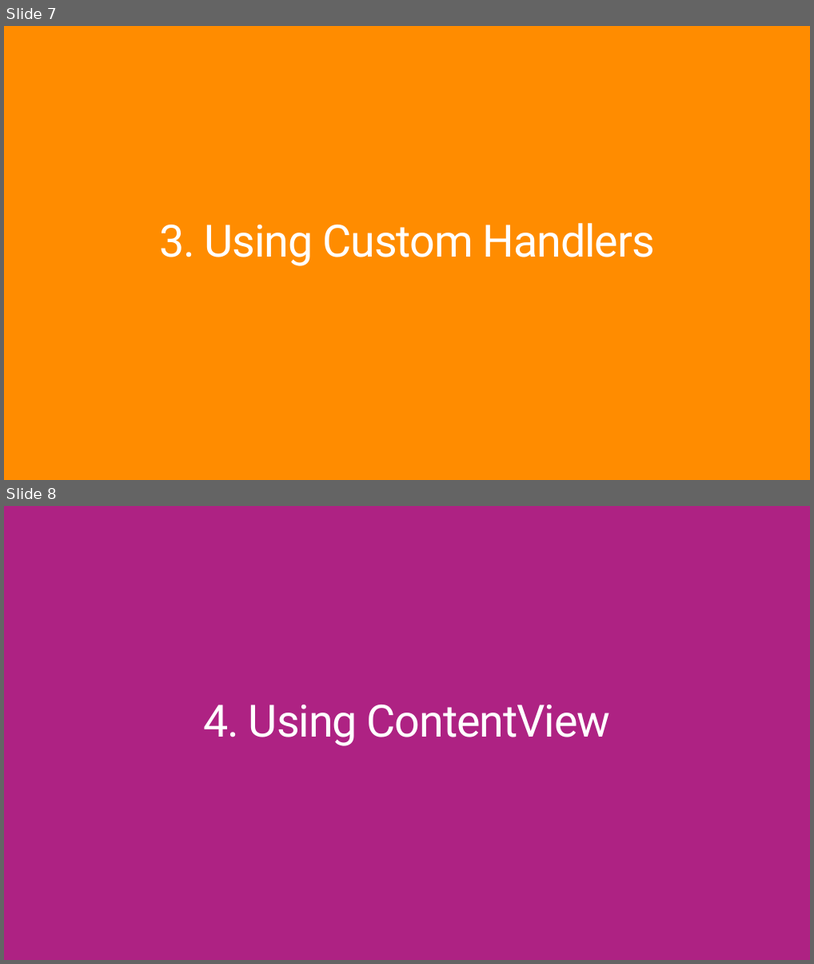
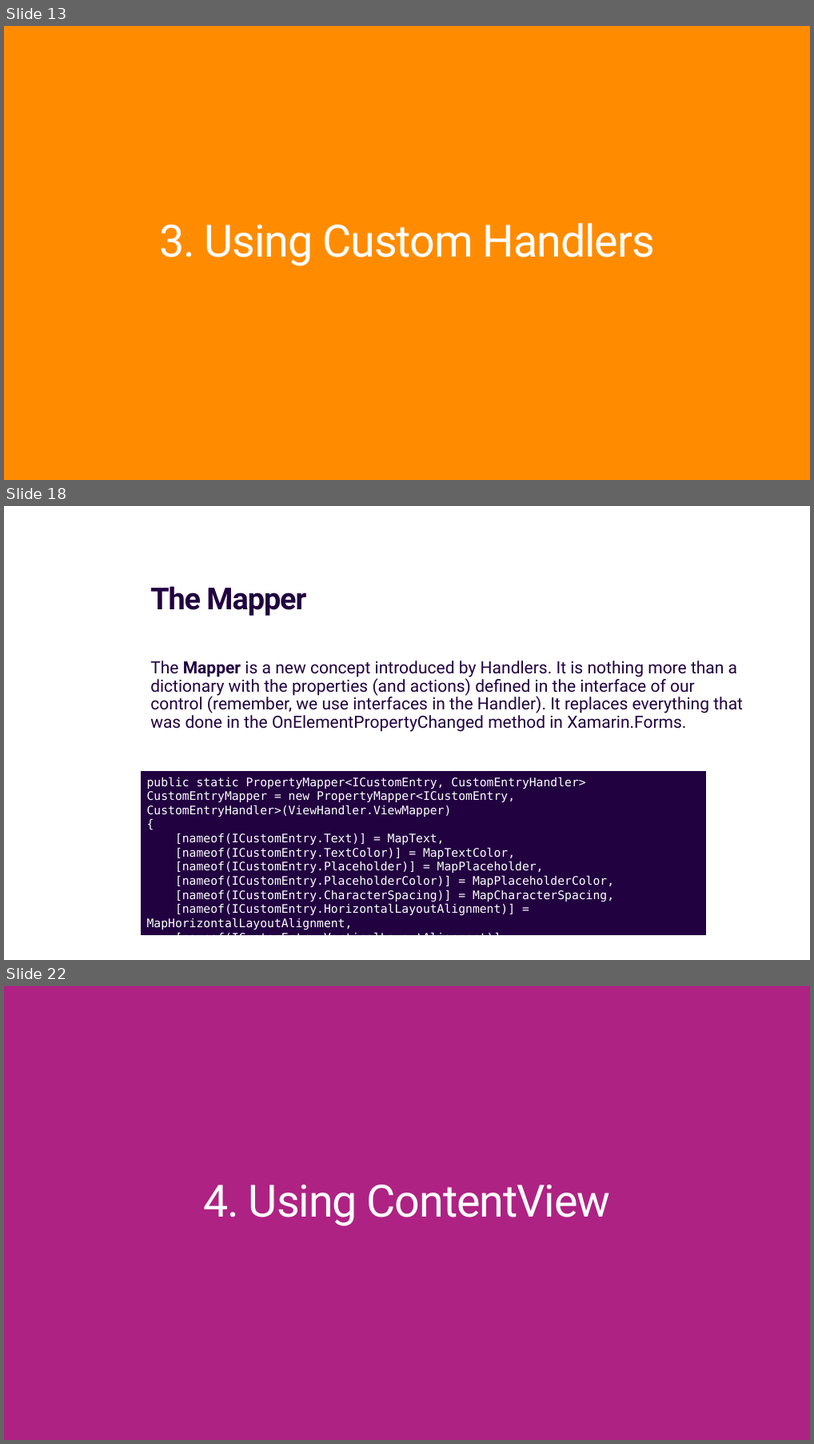
Before and after one commit to jsuarezruiz/ways-create-netmaui-controls, a slide deck: ways-create-netmaui-controls.pptx. Shown one above the other, each under a label of ours: slides 7 and 8 before the commit, slides 13, 18 and 22 after it; the slides between them are not shown. The pictures are 814x964 and 814x1444 pixels, drawn with LibreOffice and Linux fonts; fonts in the diff are those of the drawing. Boxes give left, top, right and bottom in pixels: in the first picture for what was removed or moved away, otherwise in the second. Text is boxed around its words. In the diff, an @@ line names an element or a change of style, - is before the commit and + after.

```diff
--- a/ways-create-netmaui-controls.pptx
+++ b/ways-create-netmaui-controls.pptx
@@ slide 18 added at [4, 506, 810, 960], background #FFFFFF @@
@@ title added at [150, 586, 306, 616], 36 pt, text #210140, bold @@
+The Mapper
@@ text added at [150, 660, 743, 732], 20 pt, text #210140 @@
+The Mapper is a new concept introduced by Handlers. It is nothing more than a dictionary with the properties (and actions) defined in the interface of our control (remember, we use interfaces in the Handler). It replaces everything that was done in the OnElementPropertyChanged method in Xamarin.Forms.
@@ rectangle added at [141, 772, 706, 934], fill #210140, outline #210140 0.75 pt, 14 pt, text #FFFFFF @@
+public static PropertyMapper<ICustomEntry, CustomEntryHandler> CustomEntryMapper = new PropertyMapper<ICustomEntry, CustomEntryHandler>(ViewHandler.ViewMapper)
+{
+[nameof(ICustomEntry.Text)] = MapText,
+[nameof(ICustomEntry.TextColor)] = MapTextColor,
+[nameof(ICustomEntry.Placeholder)] = MapPlaceholder,
+[nameof(ICustomEntry.PlaceholderColor)] = MapPlaceholderColor,
+[nameof(ICustomEntry.CharacterSpacing)] = MapCharacterSpacing,
+[nameof(ICustomEntry.HorizontalLayoutAlignment)] = MapHorizontalLayoutAlignment,
+[nameof(ICustomEntry.VerticalLayoutAlignment)] = MapVerticalLayoutAlignment
+};
@@ what was slide 7 is now slide 13 @@
@@ what was slide 8 is now slide 22 @@
```
Also in this commit, not shown: 1 slide changed, 14 other slides added, 1 slide removed.
